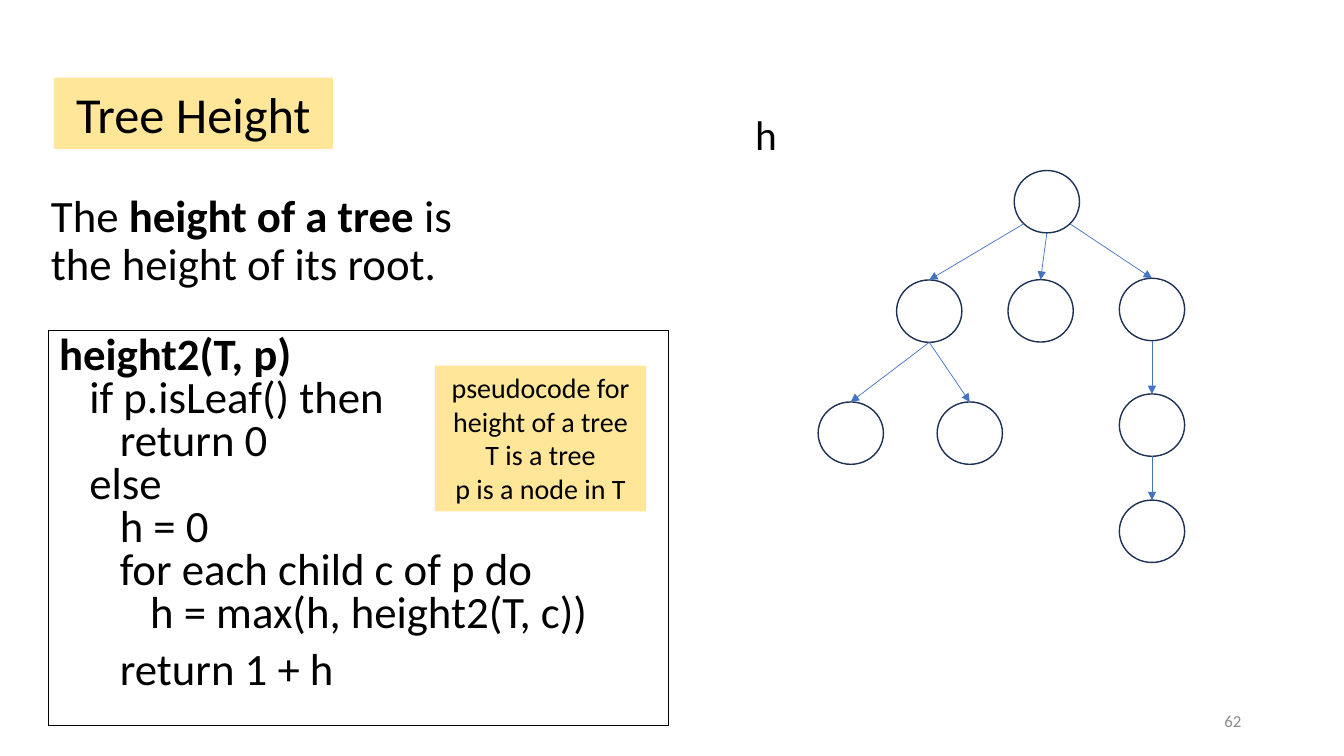
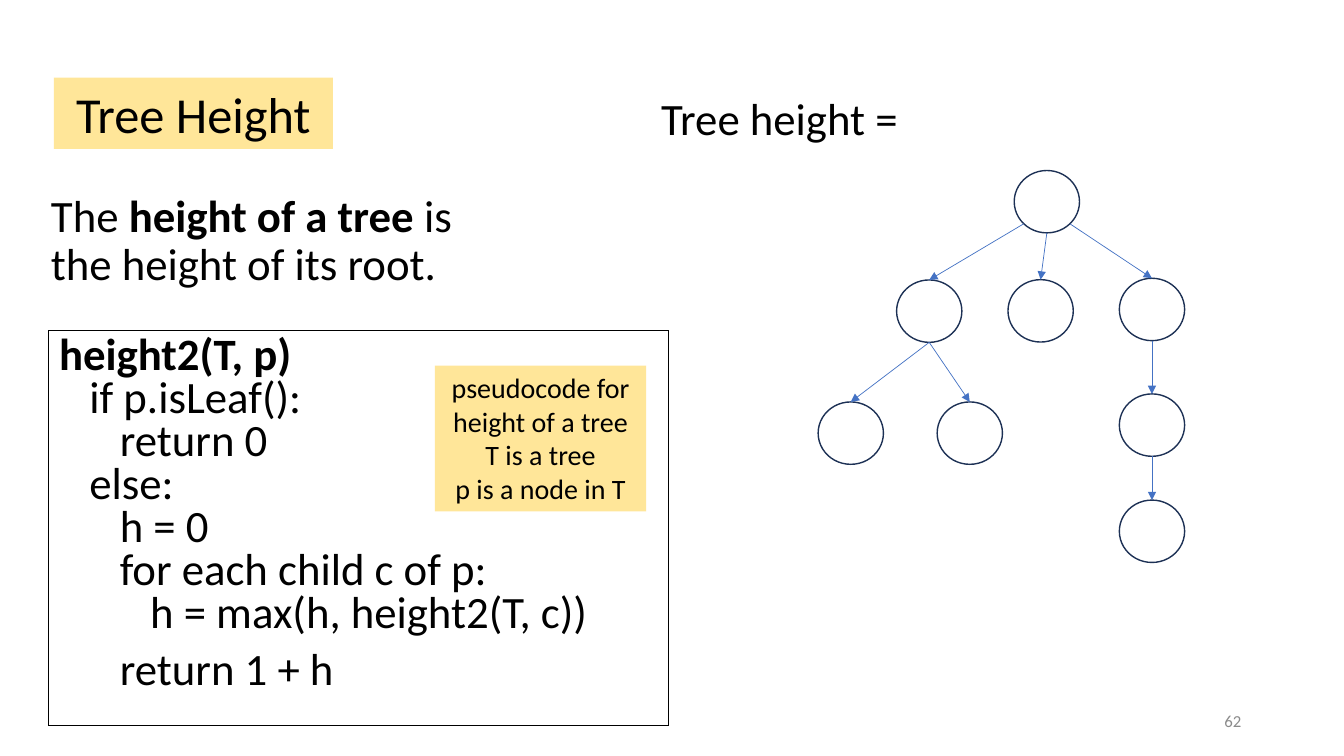
Before and after one commit to tjd1234/cmpt225fall2023, a slide deck: slide 62 of lecture_notes/week5/week5_trees.pptx. Drawn at 1344x756 pixels with LibreOffice and Linux fonts; fonts in the diff are those of the drawing. Boxes give left, top, right and bottom in pixels: in the first picture for what was removed or moved away, otherwise in the second. Text is boxed around its words. In the diff, an @@ line names an element or a change of style, - is before the commit and + after.

```diff
--- a/lecture_notes/week5/week5_trees.pptx
+++ b/lecture_notes/week5/week5_trees.pptx
@@ text added at (x1=661, y1=104, x2=865, y2=143), 32 pt, text #000000 @@
+Tree height =
@@ text removed at (x1=755, y1=121, x2=777, y2=150) @@
-h
@@ text in rectangle at (x1=59, y1=337, x2=587, y2=636): text changed @@
-height2(T, p)
-if p.isLeaf() then
-return 0
-else
-h = 0
-for each child c of p do
-h = max(h, height2(T, c))
+height2(T, p)
+if p.isLeaf():
+return 0
+else:
+h = 0
+for each child c of p:
+h = max(h, height2(T, c))
```
Also in this commit, not shown: 25 other slides changed.
